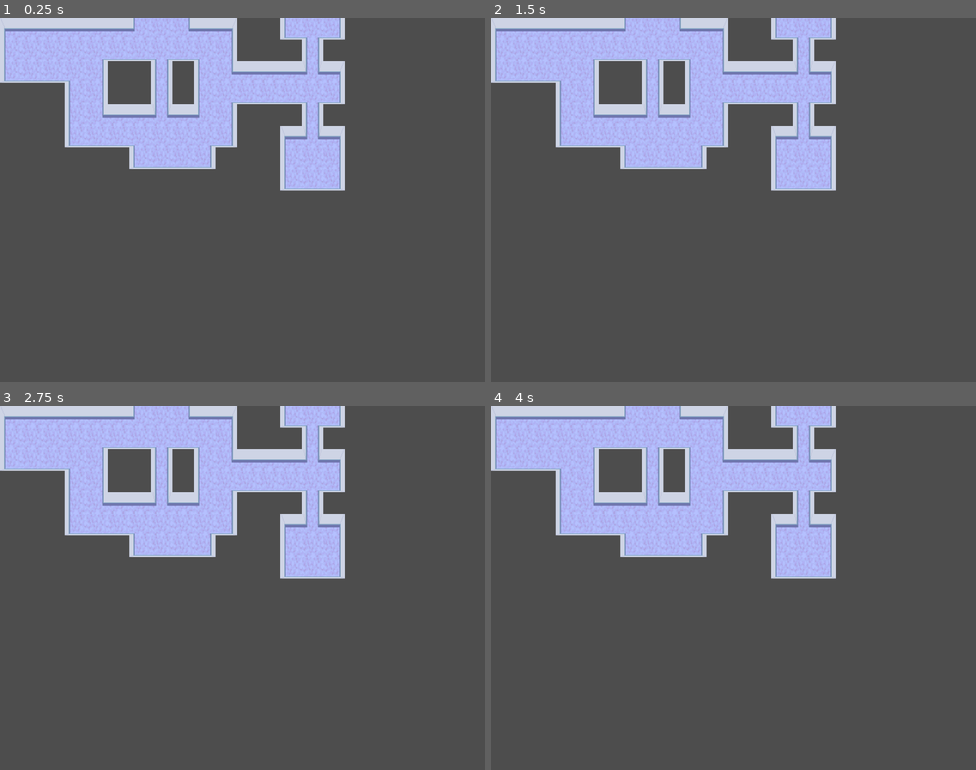
Above: before the commit, frames 1-4 (two rows, left to right).
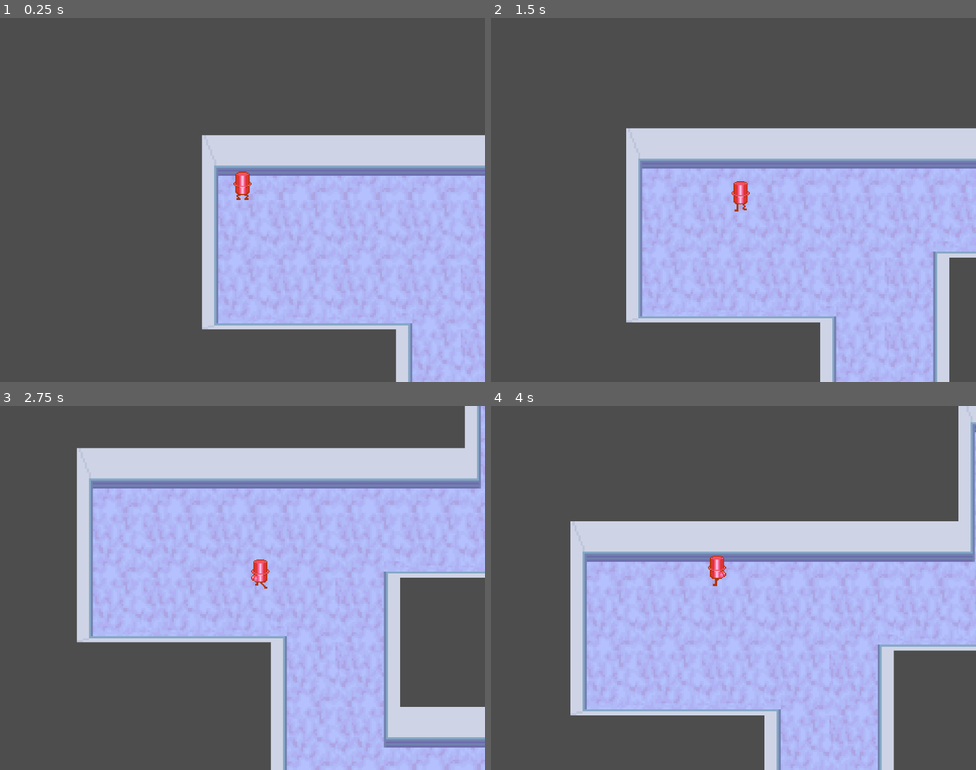
Above: after the commit, the same moments.

Repository: mirakardia/wanhojen-tanssit
Game: Godot game, scene res://scenes/interior/interior.tscn
The game is run twice, just before and just after one commit, with the same random seed, the same clock (stepped at 60 frames per second) and the same inputs. This scene is started directly instead of the project's main scene.
Inputs (mouse positions are in pixels of both pictures, inside the frame that each line leads up to):
- Up to frame 1 (0.25 s): no input
- Up to frame 2 (1.5 s): tap Enter (ui_accept) at 0.5, 0.77 s; move the mouse to (840, 181) at 0.52 s; hold Right (right) 0.53-1.28 s; click (840, 181) at 0.67 s; move the mouse to (636, 218) at 1.27 s; hold Down (down) from 1.28 s (still down)
- Up to frame 3 (2.75 s): tap Enter (ui_accept) at 1.52 s; move the mouse to (291, 507) at 2.02 s; release Down (down) at 2.03 s; hold Right (right) from 2.03 s (still down)
- Up to frame 4 (4 s): move the mouse to (709, 660) at 2.77 s; release Right (right) at 2.78 s; hold Up (up) 2.78-3.53 s; click (709, 660) at 2.92 s; tap Enter (ui_accept) at 3.02, 3.77 s; move the mouse to (879, 642) at 3.52 s; hold Left (left) from 3.53 s (still down)

The runs differ from the first frame. In frame 1, 52% of the frame differs, in the area x 0-100%, y 0-100%; in frame 2, 57%; in frame 3, 57%; in frame 4, 62%.

Commit message:
Create interior collision map

Diff:
--- a/scenes/interior/interior.tscn
+++ b/scenes/interior/interior.tscn
@@ -1,6 +1,7 @@
-[gd_scene load_steps=4 format=4 uid="uid://cdl7n3m07ww5g"]
+[gd_scene load_steps=5 format=4 uid="uid://cdl7n3m07ww5g"]
 
 [ext_resource type="Texture2D" uid="uid://c7wxd8dq5p2dm" path="res://assets/tiles/school.png" id="1_phml3"]
+[ext_resource type="PackedScene" uid="uid://cg16safufilmg" path="res://scenes/player/player.tscn" id="2_fpj3q"]
 
 [sub_resource type="TileSetAtlasSource" id="TileSetAtlasSource_13ygj"]
 texture = ExtResource("1_phml3")
@@ -8,26 +9,37 @@
 0:0/0 = 0
 0:0/0/terrain_set = 0
 0:0/0/terrain = 0
+0:0/0/physics_layer_0/polygon_0/points = PackedVector2Array(-32, -32, 32, -32, 32, 32, 16, 32, 16, 8, -16, 8, -15.9541, 32, -32, 32)
 0:0/0/terrains_peering_bit/bottom_side = 0
 1:0/0 = 0
 1:0/0/terrain_set = 0
 1:0/0/terrain = 0
+1:0/0/physics_layer_0/polygon_0/points = PackedVector2Array(-32, -32, 32, -32, 32, 8, -16, 8, -15.9541, 32, -32, 32)
+1:0/0/physics_layer_0/polygon_1/points = PackedVector2Array(16, 26, 16, 32, 32, 32, 32, 26)
 1:0/0/terrains_peering_bit/right_side = 0
 1:0/0/terrains_peering_bit/bottom_side = 0
 2:0/0 = 0
 2:0/0/terrain_set = 0
 2:0/0/terrain = 0
+2:0/0/physics_layer_0/polygon_0/points = PackedVector2Array(32, -32, 32, 8, -32, 8, -32, -32)
+2:0/0/physics_layer_0/polygon_1/points = PackedVector2Array(-32, 26, -16, 26, -16, 32, -32, 32)
+2:0/0/physics_layer_0/polygon_2/points = PackedVector2Array(16, 26, 32, 26, 32, 32, 16, 32)
 2:0/0/terrains_peering_bit/right_side = 0
 2:0/0/terrains_peering_bit/bottom_side = 0
 2:0/0/terrains_peering_bit/left_side = 0
 3:0/0 = 0
 3:0/0/terrain_set = 0
 3:0/0/terrain = 0
+3:0/0/physics_layer_0/polygon_0/points = PackedVector2Array(32, -32, -32, -32, -32, 8, 16, 8, 15.9541, 32, 32, 32)
+3:0/0/physics_layer_0/polygon_1/points = PackedVector2Array(-16, 26, -16, 32, -32, 32, -32, 26)
 3:0/0/terrains_peering_bit/bottom_side = 0
 3:0/0/terrains_peering_bit/left_side = 0
 4:0/0 = 0
 4:0/0/terrain_set = 0
 4:0/0/terrain = 0
+4:0/0/physics_layer_0/polygon_0/points = PackedVector2Array(32, -32, 32, 8, 16, 8, 16, -32)
+4:0/0/physics_layer_0/polygon_1/points = PackedVector2Array(-32, 26, -16, 26, -16, 32, -32, 32)
+4:0/0/physics_layer_0/polygon_2/points = PackedVector2Array(16, 26, 32, 26, 32, 32, 16, 32)
 4:0/0/terrains_peering_bit/right_side = 0
 4:0/0/terrains_peering_bit/bottom_side = 0
 4:0/0/terrains_peering_bit/left_side = 0
@@ -36,6 +48,8 @@
 5:0/0 = 0
 5:0/0/terrain_set = 0
 5:0/0/terrain = 0
+5:0/0/physics_layer_0/polygon_0/points = PackedVector2Array(32, -32, 32, 8, -32, 8, -32, -32)
+5:0/0/physics_layer_0/polygon_1/points = PackedVector2Array(-32, 26, -16, 26, -16, 32, -32, 32)
 5:0/0/terrains_peering_bit/right_side = 0
 5:0/0/terrains_peering_bit/bottom_right_corner = 0
 5:0/0/terrains_peering_bit/bottom_side = 0
@@ -43,6 +57,8 @@
 6:0/0 = 0
 6:0/0/terrain_set = 0
 6:0/0/terrain = 0
+6:0/0/physics_layer_0/polygon_0/points = PackedVector2Array(-32, -32, -32, 8, 32, 8, 32, -32)
+6:0/0/physics_layer_0/polygon_1/points = PackedVector2Array(32, 26, 16, 26, 16, 32, 32, 32)
 6:0/0/terrains_peering_bit/right_side = 0
 6:0/0/terrains_peering_bit/bottom_side = 0
 6:0/0/terrains_peering_bit/bottom_left_corner = 0
@@ -50,6 +66,9 @@
 7:0/0 = 0
 7:0/0/terrain_set = 0
 7:0/0/terrain = 0
+7:0/0/physics_layer_0/polygon_0/points = PackedVector2Array(-32, -32, -32, 8, -16, 8, -16, -32)
+7:0/0/physics_layer_0/polygon_1/points = PackedVector2Array(32, 26, 16, 26, 16, 32, 32, 32)
+7:0/0/physics_layer_0/polygon_2/points = PackedVector2Array(-16, 26, -32, 26, -32, 32, -16, 32)
 7:0/0/terrains_peering_bit/right_side = 0
 7:0/0/terrains_peering_bit/bottom_side = 0
 7:0/0/terrains_peering_bit/left_side = 0
@@ -58,12 +77,15 @@
 8:0/0 = 0
 8:0/0/terrain_set = 0
 8:0/0/terrain = 0
+8:0/0/physics_layer_0/polygon_0/points = PackedVector2Array(-32, -32, 32, -32, 32, 8, -16, 8, -15.9541, 32, -32, 32)
 8:0/0/terrains_peering_bit/right_side = 0
 8:0/0/terrains_peering_bit/bottom_right_corner = 0
 8:0/0/terrains_peering_bit/bottom_side = 0
 9:0/0 = 0
 9:0/0/terrain_set = 0
 9:0/0/terrain = 0
+9:0/0/physics_layer_0/polygon_0/points = PackedVector2Array(-32, 8, -16, 8, -16, -32, -32, -32)
+9:0/0/physics_layer_0/polygon_1/points = PackedVector2Array(16, 8, 32, 8, 32, -32, 16, -32)
 9:0/0/terrains_peering_bit/right_side = 0
 9:0/0/terrains_peering_bit/bottom_right_corner = 0
 9:0/0/terrains_peering_bit/bottom_side = 0
@@ -73,6 +95,7 @@
 10:0/0 = 0
 10:0/0/terrain_set = 0
 10:0/0/terrain = 0
+10:0/0/physics_layer_0/polygon_0/points = PackedVector2Array(32, -32, 32, 8, -32, 8, -32, -32)
 10:0/0/terrains_peering_bit/right_side = 0
 10:0/0/terrains_peering_bit/bottom_right_corner = 0
 10:0/0/terrains_peering_bit/bottom_side = 0
@@ -81,23 +104,33 @@
 11:0/0 = 0
 11:0/0/terrain_set = 0
 11:0/0/terrain = 0
+11:0/0/physics_layer_0/polygon_0/points = PackedVector2Array(32, -32, -32, -32, -32, 8, 16, 8, 15.9541, 32, 32, 32)
 11:0/0/terrains_peering_bit/bottom_side = 0
 11:0/0/terrains_peering_bit/bottom_left_corner = 0
 11:0/0/terrains_peering_bit/left_side = 0
 0:1/0 = 0
 0:1/0/terrain_set = 0
 0:1/0/terrain = 0
+0:1/0/physics_layer_0/polygon_0/points = PackedVector2Array(-32, -32, -16, -32, -16, 32, -32, 32)
+0:1/0/physics_layer_0/polygon_1/points = PackedVector2Array(16, -32, 32, -32, 32, 32, 16, 32)
 0:1/0/terrains_peering_bit/bottom_side = 0
 0:1/0/terrains_peering_bit/top_side = 0
 1:1/0 = 0
 1:1/0/terrain_set = 0
 1:1/0/terrain = 0
+1:1/0/physics_layer_0/polygon_0/points = PackedVector2Array(-32, -32, -16, -32, -16, 32, -32, 32)
+1:1/0/physics_layer_0/polygon_1/points = PackedVector2Array(16, -32, 32, -32, 32, 8, 16, 8)
+1:1/0/physics_layer_0/polygon_2/points = PackedVector2Array(16, 26, 32, 26, 32, 32, 16, 32)
 1:1/0/terrains_peering_bit/right_side = 0
 1:1/0/terrains_peering_bit/bottom_side = 0
 1:1/0/terrains_peering_bit/top_side = 0
 2:1/0 = 0
 2:1/0/terrain_set = 0
 2:1/0/terrain = 0
+2:1/0/physics_layer_0/polygon_0/points = PackedVector2Array(-32, 8, -16, 8, -16, -32, -32, -32)
+2:1/0/physics_layer_0/polygon_1/points = PackedVector2Array(16, 8, 32, 8, 32, -32, 16, -32)
+2:1/0/physics_layer_0/polygon_2/points = PackedVector2Array(-32, 26, -16, 26, -16, 32, -32, 32)
+2:1/0/physics_layer_0/polygon_3/points = PackedVector2Array(16, 26, 32, 26, 32, 32, 16, 32)
 2:1/0/terrains_peering_bit/right_side = 0
 2:1/0/terrains_peering_bit/bottom_side = 0
 2:1/0/terrains_peering_bit/left_side = 0
@@ -105,12 +138,17 @@
 3:1/0 = 0
 3:1/0/terrain_set = 0
 3:1/0/terrain = 0
+3:1/0/physics_layer_0/polygon_0/points = PackedVector2Array(32, -32, 16, -32, 16, 32, 32, 32)
+3:1/0/physics_layer_0/polygon_1/points = PackedVector2Array(-16, -32, -32, -32, -32, 8, -16, 8)
+3:1/0/physics_layer_0/polygon_2/points = PackedVector2Array(-16, 26, -32, 26, -32, 32, -16, 32)
 3:1/0/terrains_peering_bit/bottom_side = 0
 3:1/0/terrains_peering_bit/left_side = 0
 3:1/0/terrains_peering_bit/top_side = 0
 4:1/0 = 0
 4:1/0/terrain_set = 0
 4:1/0/terrain = 0
+4:1/0/physics_layer_0/polygon_0/points = PackedVector2Array(-32, -32, -16, -32, -16, 32, -32, 32)
+4:1/0/physics_layer_0/polygon_1/points = PackedVector2Array(16, -32, 32, -32, 32, 8, 16, 8)
 4:1/0/terrains_peering_bit/right_side = 0
 4:1/0/terrains_peering_bit/bottom_right_corner = 0
 4:1/0/terrains_peering_bit/bottom_side = 0
@@ -118,6 +156,7 @@
 5:1/0 = 0
 5:1/0/terrain_set = 0
 5:1/0/terrain = 0
+5:1/0/physics_layer_0/polygon_0/points = PackedVector2Array(-16, -32, -32, -32, -32, 8, -16, 8)
 5:1/0/terrains_peering_bit/right_side = 0
 5:1/0/terrains_peering_bit/bottom_right_corner = 0
 5:1/0/terrains_peering_bit/bottom_side = 0
@@ -128,6 +167,7 @@
 6:1/0 = 0
 6:1/0/terrain_set = 0
 6:1/0/terrain = 0
+6:1/0/physics_layer_0/polygon_0/points = PackedVector2Array(16, -32, 32, -32, 32, 8, 16, 8)
 6:1/0/terrains_peering_bit/right_side = 0
 6:1/0/terrains_peering_bit/bottom_right_corner = 0
 6:1/0/terrains_peering_bit/bottom_side = 0
@@ -138,6 +178,8 @@
 7:1/0 = 0
 7:1/0/terrain_set = 0
 7:1/0/terrain = 0
+7:1/0/physics_layer_0/polygon_0/points = PackedVector2Array(32, -32, 16, -32, 16, 32, 32, 32)
+7:1/0/physics_layer_0/polygon_1/points = PackedVector2Array(-16, -32, -32, -32, -32, 8, -16, 8)
 7:1/0/terrains_peering_bit/bottom_side = 0
 7:1/0/terrains_peering_bit/bottom_left_corner = 0
 7:1/0/terrains_peering_bit/left_side = 0
@@ -145,6 +187,7 @@
 8:1/0 = 0
 8:1/0/terrain_set = 0
 8:1/0/terrain = 0
+8:1/0/physics_layer_0/polygon_0/points = PackedVector2Array(-32, 32, -16, 32, -16, -32, -32, -32)
 8:1/0/terrains_peering_bit/right_side = 0
 8:1/0/terrains_peering_bit/bottom_right_corner = 0
 8:1/0/terrains_peering_bit/bottom_side = 0
@@ -153,6 +196,8 @@
 9:1/0 = 0
 9:1/0/terrain_set = 0
 9:1/0/terrain = 0
+9:1/0/physics_layer_0/polygon_0/points = PackedVector2Array(32, 26, 16, 26, 16, 32, 32, 32)
+9:1/0/physics_layer_0/polygon_1/points = PackedVector2Array(-16, -32, -32, -32, -32, 8, -16, 8)
 9:1/0/terrains_peering_bit/right_side = 0
 9:1/0/terrains_peering_bit/bottom_side = 0
 9:1/0/terrains_peering_bit/bottom_left_corner = 0
@@ -164,6 +209,8 @@
 11:1/0 = 0
 11:1/0/terrain_set = 0
 11:1/0/terrain = 0
+11:1/0/physics_layer_0/polygon_0/points = PackedVector2Array(16, -32, 32, -32, 32, 8, 16, 8)
+11:1/0/physics_layer_0/polygon_1/points = PackedVector2Array(32, 26, 16, 26, 16, 32, 32, 32)
 11:1/0/terrains_peering_bit/right_side = 0
 11:1/0/terrains_peering_bit/bottom_side = 0
 11:1/0/terrains_peering_bit/bottom_left_corner = 0
@@ -173,26 +220,36 @@
 0:2/0 = 0
 0:2/0/terrain_set = 0
 0:2/0/terrain = 0
+0:2/0/physics_layer_0/polygon_0/points = PackedVector2Array(-32, 32, 32, 32, 32, -32, 16, -32, 16, 26, -16, 26, -16, -32, -32, -32)
 0:2/0/terrains_peering_bit/top_side = 0
 1:2/0 = 0
 1:2/0/terrain_set = 0
 1:2/0/terrain = 0
+1:2/0/physics_layer_0/polygon_0/points = PackedVector2Array(-32, 32, 32, 32, 31, 26, -16, 26, -15.9541, -32, -32, -32)
+1:2/0/physics_layer_0/polygon_1/points = PackedVector2Array(16, 8, 16, -32, 32, -32, 32, 8)
 1:2/0/terrains_peering_bit/right_side = 0
 1:2/0/terrains_peering_bit/top_side = 0
 2:2/0 = 0
 2:2/0/terrain_set = 0
 2:2/0/terrain = 0
+2:2/0/physics_layer_0/polygon_0/points = PackedVector2Array(32, 32, 32, 26, -32, 26, -32, 32)
+2:2/0/physics_layer_0/polygon_1/points = PackedVector2Array(-32, 8, -16, 8, -16, -32, -32, -32)
+2:2/0/physics_layer_0/polygon_2/points = PackedVector2Array(16, 8, 32, 8, 32, -32, 16, -32)
 2:2/0/terrains_peering_bit/right_side = 0
 2:2/0/terrains_peering_bit/left_side = 0
 2:2/0/terrains_peering_bit/top_side = 0
 3:2/0 = 0
 3:2/0/terrain_set = 0
 3:2/0/terrain = 0
+3:2/0/physics_layer_0/polygon_0/points = PackedVector2Array(32, 32, -32, 32, -31, 26, 16, 26, 15.9541, -32, 32, -32)
+3:2/0/physics_layer_0/polygon_1/points = PackedVector2Array(-16, 8, -16, -32, -32, -32, -32, 8)
 3:2/0/terrains_peering_bit/left_side = 0
 3:2/0/terrains_peering_bit/top_side = 0
 4:2/0 = 0
 4:2/0/terrain_set = 0
 4:2/0/terrain = 0
+4:2/0/physics_layer_0/polygon_0/points = PackedVector2Array(-32, 32, -16, 32, -16, -32, -32, -32)
+4:2/0/physics_layer_0/polygon_1/points = PackedVector2Array(16, 32, 32, 32, 32, 26, 16, 26)
 4:2/0/terrains_peering_bit/right_side = 0
 4:2/0/terrains_peering_bit/bottom_side = 0
 4:2/0/terrains_peering_bit/top_side = 0
@@ -200,6 +257,7 @@
 5:2/0 = 0
 5:2/0/terrain_set = 0
 5:2/0/terrain = 0
+5:2/0/physics_layer_0/polygon_0/points = PackedVector2Array(-16, 32, -32, 32, -32, 26, -16, 26)
 5:2/0/terrains_peering_bit/right_side = 0
 5:2/0/terrains_peering_bit/bottom_right_corner = 0
 5:2/0/terrains_peering_bit/bottom_side = 0
@@ -210,6 +268,7 @@
 6:2/0 = 0
 6:2/0/terrain_set = 0
 6:2/0/terrain = 0
+6:2/0/physics_layer_0/polygon_0/points = PackedVector2Array(16, 32, 32, 32, 32, 26, 16, 26)
 6:2/0/terrains_peering_bit/right_side = 0
 6:2/0/terrains_peering_bit/bottom_side = 0
 6:2/0/terrains_peering_bit/bottom_left_corner = 0
@@ -220,6 +279,8 @@
 7:2/0 = 0
 7:2/0/terrain_set = 0
 7:2/0/terrain = 0
+7:2/0/physics_layer_0/polygon_0/points = PackedVector2Array(32, 32, 16, 32, 16, -32, 32, -32)
+7:2/0/physics_layer_0/polygon_1/points = PackedVector2Array(-16, 32, -32, 32, -32, 26, -16, 26)
 7:2/0/terrains_peering_bit/bottom_side = 0
 7:2/0/terrains_peering_bit/left_side = 0
 7:2/0/terrains_peering_bit/top_left_corner = 0
@@ -227,6 +288,8 @@
 8:2/0 = 0
 8:2/0/terrain_set = 0
 8:2/0/terrain = 0
+8:2/0/physics_layer_0/polygon_0/points = PackedVector2Array(-16, -32, -32, -32, -32, 8, -16, 8)
+8:2/0/physics_layer_0/polygon_1/points = PackedVector2Array(-32, 26, -16, 26, -16, 32, -32, 32)
 8:2/0/terrains_peering_bit/right_side = 0
 8:2/0/terrains_peering_bit/bottom_right_corner = 0
 8:2/0/terrains_peering_bit/bottom_side = 0
@@ -247,6 +310,8 @@
 10:2/0 = 0
 10:2/0/terrain_set = 0
 10:2/0/terrain = 0
+10:2/0/physics_layer_0/polygon_0/points = PackedVector2Array(-32, 26, -16, 26, -16, 32, -32, 32)
+10:2/0/physics_layer_0/polygon_1/points = PackedVector2Array(16, -32, 32, -32, 32, 8, 16, 8)
 10:2/0/terrains_peering_bit/right_side = 0
 10:2/0/terrains_peering_bit/bottom_right_corner = 0
 10:2/0/terrains_peering_bit/bottom_side = 0
@@ -256,6 +321,7 @@
 11:2/0 = 0
 11:2/0/terrain_set = 0
 11:2/0/terrain = 0
+11:2/0/physics_layer_0/polygon_0/points = PackedVector2Array(32, 32, 16, 32, 16, -32, 32, -32)
 11:2/0/terrains_peering_bit/bottom_side = 0
 11:2/0/terrains_peering_bit/bottom_left_corner = 0
 11:2/0/terrains_peering_bit/left_side = 0
@@ -264,22 +330,31 @@
 0:3/0 = 0
 0:3/0/terrain_set = 0
 0:3/0/terrain = 0
+0:3/0/physics_layer_0/polygon_0/points = PackedVector2Array(-32, -32, 32, -32, 32, 32, 16, 32, 16, 8, -16, 8, -15.9541, 32, -32, 32)
+0:3/0/physics_layer_0/polygon_1/points = PackedVector2Array(-16, 26, 16, 26, 16, 32, -16, 32)
 1:3/0 = 0
 1:3/0/terrain_set = 0
 1:3/0/terrain = 0
+1:3/0/physics_layer_0/polygon_0/points = PackedVector2Array(-32, -32, 32, -32, 32, 8, -16, 8, -16, 26, 32, 26, 32, 32, -32, 32)
 1:3/0/terrains_peering_bit/right_side = 0
 2:3/0 = 0
 2:3/0/terrain_set = 0
 2:3/0/terrain = 0
+2:3/0/physics_layer_0/polygon_0/points = PackedVector2Array(32, -32, 32, 8, -32, 8, -32, -32)
+2:3/0/physics_layer_0/polygon_1/points = PackedVector2Array(32, 26, 32, 32, -32, 32, -32, 26)
 2:3/0/terrains_peering_bit/right_side = 0
 2:3/0/terrains_peering_bit/left_side = 0
 3:3/0 = 0
 3:3/0/terrain_set = 0
 3:3/0/terrain = 0
+3:3/0/physics_layer_0/polygon_0/points = PackedVector2Array(32, -32, -32, -32, -32, 8, 16, 8, 16, 26, -32, 26, -32, 32, 32, 32)
 3:3/0/terrains_peering_bit/left_side = 0
 4:3/0 = 0
 4:3/0/terrain_set = 0
 4:3/0/terrain = 0
+4:3/0/physics_layer_0/polygon_0/points = PackedVector2Array(32, 32, 32, 26, 16, 26, 16, 32)
+4:3/0/physics_layer_0/polygon_1/points = PackedVector2Array(-32, 8, -16, 8, -16, -32, -32, -32)
+4:3/0/physics_layer_0/polygon_2/points = PackedVector2Array(16, 8, 32, 8, 32, -32, 16, -32)
 4:3/0/terrains_peering_bit/right_side = 0
 4:3/0/terrains_peering_bit/bottom_side = 0
 4:3/0/terrains_peering_bit/bottom_left_corner = 0
@@ -288,6 +363,8 @@
 5:3/0 = 0
 5:3/0/terrain_set = 0
 5:3/0/terrain = 0
+5:3/0/physics_layer_0/polygon_0/points = PackedVector2Array(-16, -32, -32, -32, -32, 8, -16, 8)
+5:3/0/physics_layer_0/polygon_1/points = PackedVector2Array(-32, 26, 32, 26, 32, 32, -32, 32)
 5:3/0/terrains_peering_bit/right_side = 0
 5:3/0/terrains_peering_bit/left_side = 0
 5:3/0/terrains_peering_bit/top_side = 0
@@ -295,6 +372,8 @@
 6:3/0 = 0
 6:3/0/terrain_set = 0
 6:3/0/terrain = 0
+6:3/0/physics_layer_0/polygon_0/points = PackedVector2Array(16, -32, 32, -32, 32, 8, 16, 8)
+6:3/0/physics_layer_0/polygon_1/points = PackedVector2Array(32, 26, -32, 26, -32, 32, 32, 32)
 6:3/0/terrains_peering_bit/right_side = 0
 6:3/0/terrains_peering_bit/left_side = 0
 6:3/0/terrains_peering_bit/top_left_corner = 0
@@ -302,6 +381,9 @@
 7:3/0 = 0
 7:3/0/terrain_set = 0
 7:3/0/terrain = 0
+7:3/0/physics_layer_0/polygon_0/points = PackedVector2Array(-32, 32, -32, 26, -16, 26, -16, 32)
+7:3/0/physics_layer_0/polygon_1/points = PackedVector2Array(32, 8, 16, 8, 16, -32, 32, -32)
+7:3/0/physics_layer_0/polygon_2/points = PackedVector2Array(-16, 8, -32, 8, -32, -32, -16, -32)
 7:3/0/terrains_peering_bit/right_side = 0
 7:3/0/terrains_peering_bit/bottom_right_corner = 0
 7:3/0/terrains_peering_bit/bottom_side = 0
@@ -310,12 +392,14 @@
 8:3/0 = 0
 8:3/0/terrain_set = 0
 8:3/0/terrain = 0
+8:3/0/physics_layer_0/polygon_0/points = PackedVector2Array(-32, 32, 32, 32, 32, 26, -16, 26, -15.9541, -32, -32, -32)
 8:3/0/terrains_peering_bit/right_side = 0
 8:3/0/terrains_peering_bit/top_side = 0
 8:3/0/terrains_peering_bit/top_right_corner = 0
 9:3/0 = 0
 9:3/0/terrain_set = 0
 9:3/0/terrain = 0
+9:3/0/physics_layer_0/polygon_0/points = PackedVector2Array(32, 26, -32, 26, -32, 32, 32, 32)
 9:3/0/terrains_peering_bit/right_side = 0
 9:3/0/terrains_peering_bit/left_side = 0
 9:3/0/terrains_peering_bit/top_left_corner = 0
@@ -324,6 +408,8 @@
 10:3/0 = 0
 10:3/0/terrain_set = 0
 10:3/0/terrain = 0
+10:3/0/physics_layer_0/polygon_0/points = PackedVector2Array(-32, 26, -16, 26, -16, 32, -32, 32)
+10:3/0/physics_layer_0/polygon_1/points = PackedVector2Array(16, 26, 32, 26, 32, 32, 16, 32)
 10:3/0/terrains_peering_bit/right_side = 0
 10:3/0/terrains_peering_bit/bottom_side = 0
 10:3/0/terrains_peering_bit/left_side = 0
@@ -333,6 +419,7 @@
 11:3/0 = 0
 11:3/0/terrain_set = 0
 11:3/0/terrain = 0
+11:3/0/physics_layer_0/polygon_0/points = PackedVector2Array(32, 32, -32, 32, -32, 26, 16, 26, 15.9541, -32, 32, -32)
 11:3/0/terrains_peering_bit/left_side = 0
 11:3/0/terrains_peering_bit/top_left_corner = 0
 11:3/0/terrains_peering_bit/top_side = 0
@@ -340,9 +427,8 @@
 [sub_resource type="TileSet" id="TileSet_p2ftx"]
 tile_size = Vector2i(64, 64)
 physics_layer_0/collision_layer = 2
-physics_layer_1/collision_layer = 2
 terrain_set_0/mode = 0
-terrain_set_0/terrain_0/name = "Interior 0"
+terrain_set_0/terrain_0/name = "Interior"
 terrain_set_0/terrain_0/color = Color(0.701474, 0, 0.363212, 1)
 sources/0 = SubResource("TileSetAtlasSource_13ygj")
 
@@ -351,3 +437,6 @@
 [node name="TileMapLayer" type="TileMapLayer" parent="."]
 tile_map_data = PackedByteArray("AAAAAAAAAAAIAAAAAAABAAAAAAAKAAAAAAACAAAAAAAKAAAAAAADAAAAAAAKAAAAAAAEAAAAAAAKAAAAAAAEAA …(1376 unchanged characters)…
 tile_set = SubResource("TileSet_p2ftx")
+
+[node name="Player" parent="." instance=ExtResource("2_fpj3q")]
+position = Vector2(40, 64)
